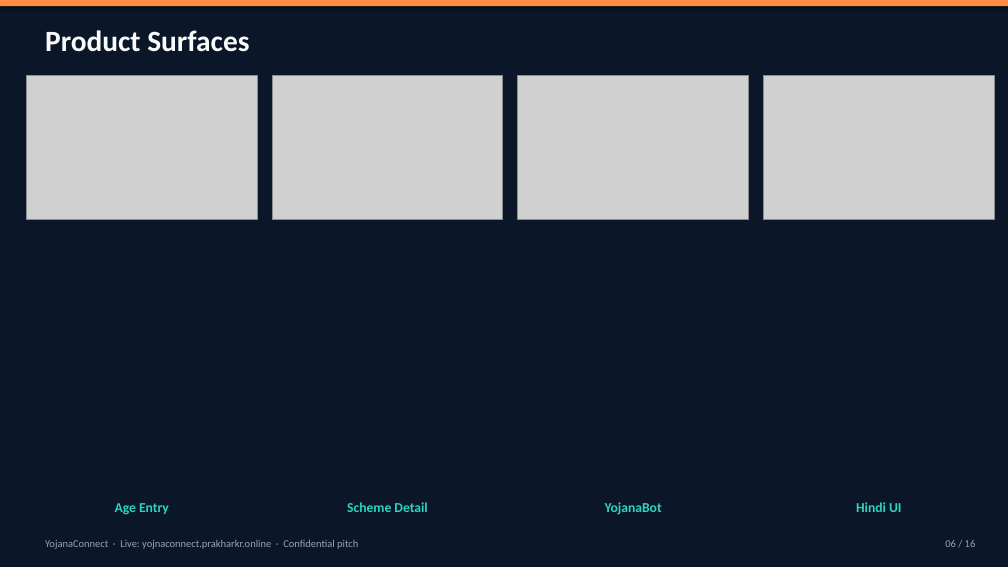
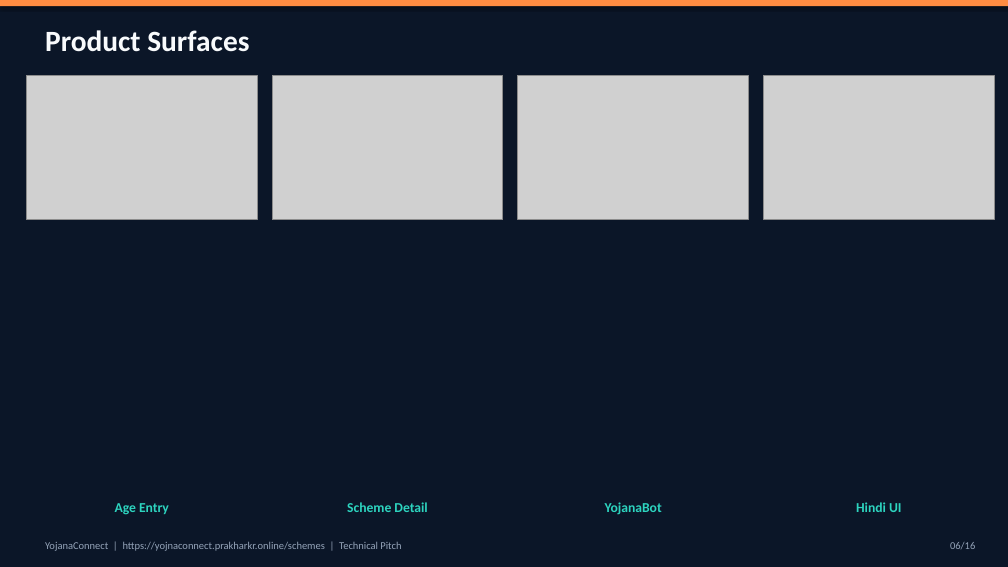
Before and after one commit to pawani-2502/YOJNA-CONNECT, a slide deck: slide 6 of pitch/YojnaConnect-TechPitch.pptx. Drawn at 1008x567 pixels with LibreOffice and Linux fonts; fonts in the diff are those of the drawing; grey boxes stand for pictures. Boxes give left, top, right and bottom in pixels: in the first picture for what was removed or moved away, otherwise in the second. Text is boxed around its words. In the diff, an @@ line names an element or a change of style, - is before the commit and + after.

```diff
--- a/pitch/YojnaConnect-TechPitch.pptx
+++ b/pitch/YojnaConnect-TechPitch.pptx
@@ text at (45, 542, 401, 551): text changed @@
-YojanaConnect · Live: yojnaconnect.prakharkr.online · Confidential pitch
+YojanaConnect | https://yojnaconnect.prakharkr.online/schemes | Technical Pitch
@@ text at (950, 542, 975, 549): spaces changed @@
-06 / 16
+06/16
```
Also in this commit, not shown: 14 other slides changed, 1 slide added, 1 slide removed, 1 other file.
